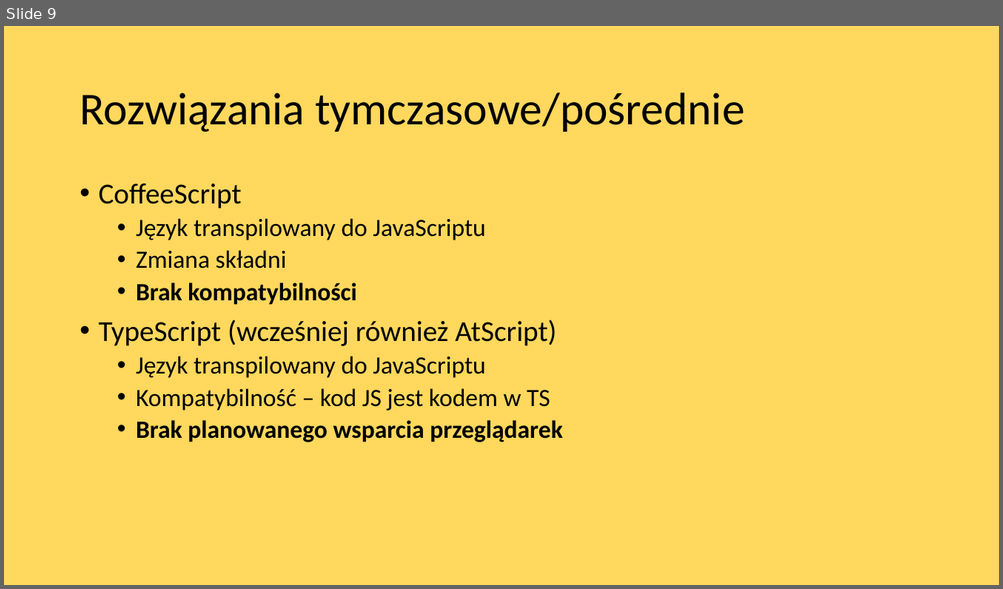
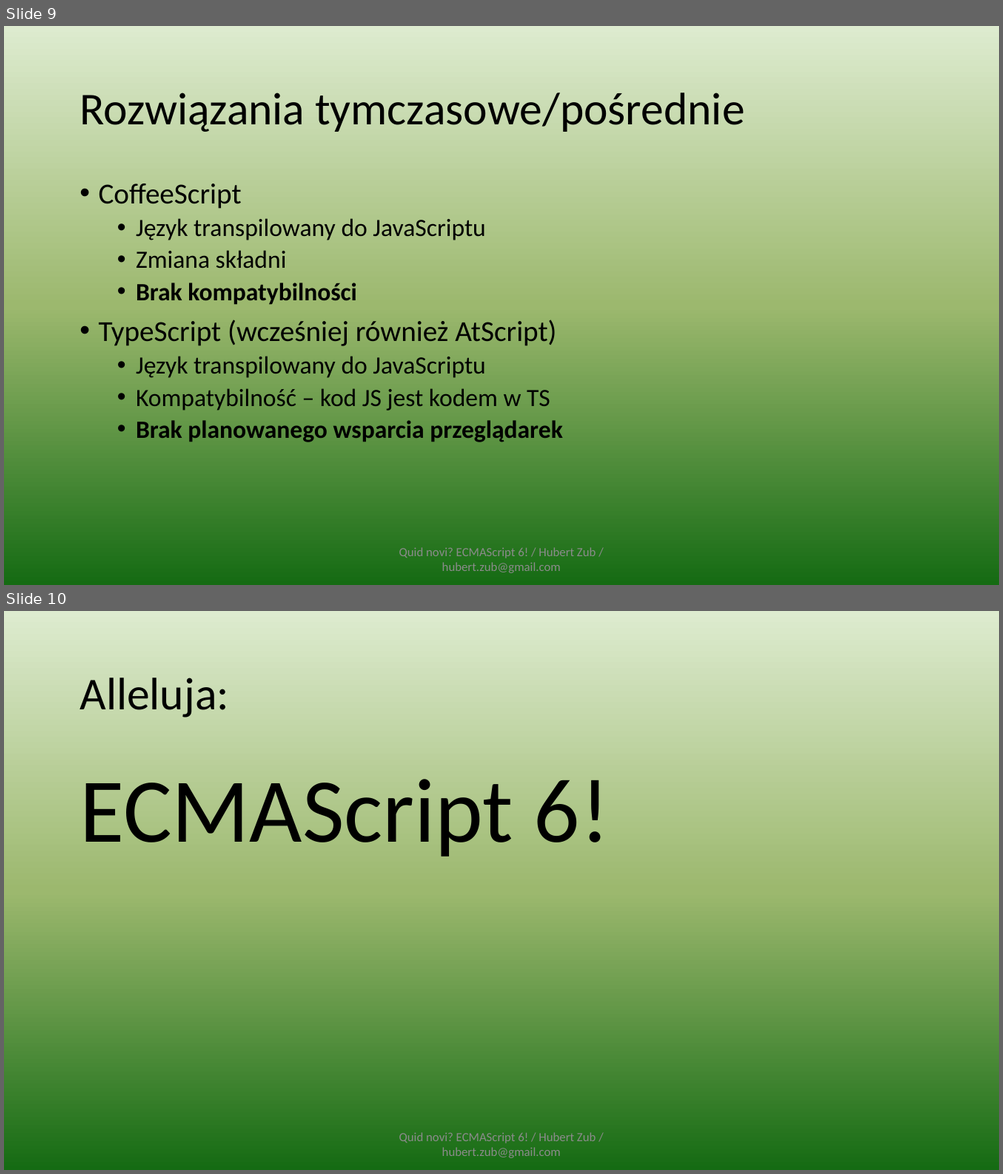
Before and after one commit to hubertzubtt/es6meetjs, a slide deck: prez.pptx. Shown one above the other, each under a label of ours: slide 9 before the commit, slides 9 and 10 after it. The pictures are 1003x589 and 1003x1174 pixels, drawn with LibreOffice and Linux fonts; fonts in the diff are those of the drawing. Boxes give left, top, right and bottom in pixels: in the first picture for what was removed or moved away, otherwise in the second. Text is boxed around its words. In the diff, an @@ line names an element or a change of style, - is before the commit and + after.

```diff
--- a/prez.pptx
+++ b/prez.pptx
@@ slide 10 added at bbox=[4, 611, 999, 1170], background gradient #DDEBCF to #9CB86E to #156B13 @@
@@ title added at bbox=[79, 678, 229, 718], 44 pt, text #000000 @@
+Alleluja:
@@ text added at bbox=[79, 779, 609, 857], 88 pt, text #000000 @@
+ECMAScript 6!
@@ text added at bbox=[399, 1133, 595, 1159], 12 pt, text #8C8C8C @@
+Quid novi? ECMAScript 6! / Hubert Zub / hubert.zub@gmail.com
@@ slide 9 changed as well @@
@@ background #FFD85D to gradient #DDEBCF to #9CB86E to #156B13 @@
@@ text added at bbox=[399, 548, 595, 574], 12 pt, text #8C8C8C @@
+Quid novi? ECMAScript 6! / Hubert Zub / hubert.zub@gmail.com
```
Also in this commit, not shown: 30 other slides changed, 8 other slides added, 4 slides removed, 4 other files.
